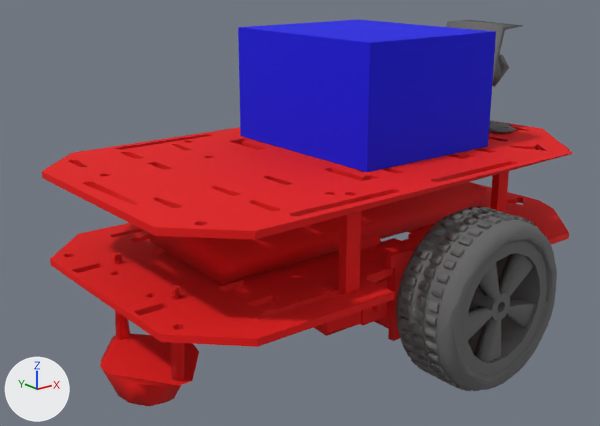
Renders of the OBJ model src/gym_duckietown/meshes/duckiebot.obj from each side of a commit.
Camera for both pictures: a 50 mm lens placed at (-0.223, -0.237, 0.118), pointed at (-0.029, 0.006, 0.021). Lighting does not change. The marker at lower left points along +X, +Y and +Z. Where no turn or scale is listed for an object, it has been applied to the vertices.

Script lines for the objects in view, before the commit:
```python
ob_chassis_package___duckiebot_description_meshes_duckiebotframe_d = bpy.data.objects.new('chassis_package://duckiebot_description/meshes/duckiebotFrame.d', me_chassis_package___duckiebot_description_meshes_duckiebotframe_d)
ob_chassis_package___duckiebot_description_meshes_duckiebotframe_d.location = (0.0, 0.0, 0.0)
ob_cube_cube_001 = bpy.data.objects.new('Cube_Cube.001', me_cube_cube_001)
ob_cube_cube_001.location = (0.0, 0.0, 0.0)
ob_right_wheel_package___duckiebot_description_meshes_duckiebot_ri = bpy.data.objects.new('right_wheel_package://duckiebot_description/meshes/duckiebot_ri', me_right_wheel_package___duckiebot_description_meshes_duckiebot_ri)
ob_right_wheel_package___duckiebot_description_meshes_duckiebot_ri.location = (0.0, 0.0, 0.0)
# also in view: 'camera_package://duckiebot_description/meshes/duckiebot_camera.' at (0.064, 0.0, 0.068)
```
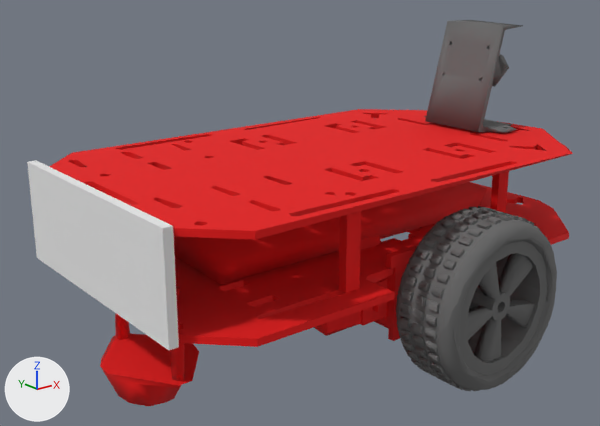
What differs and where, as boxes [x1, y1, x2, y2] in the pictures (600 x 426 px):
```json
{"object": "Cube_Cube.001", "change": "deleted", "before": [238, 19, 496, 172]}
{"object": "Rear_Panel_Cube.001", "change": "added", "after": [27, 161, 179, 350], "faces in mat_grid_face (white #e7e7e7)": [27, 162, 169, 350], "faces in mat_grid_face_none (white #e7e7e7)": [29, 161, 179, 350]}
{"object": "camera_package://duckiebot_description/meshes/duckiebot_camera.", "change": "unchanged, uncovered by the edit", "before": [446, 20, 523, 133], "after": [424, 20, 523, 133]}
```

The change, as JSON lines over the scene's bpy script:
```json
{"op": "add", "block": "mat_grid_face", "code": ["mat_grid_face = principled_material('grid_face')", "mat_grid_face.base_color = (0.8, 0.8, 0.8)  # white #e7e7e7", "mat_grid_face.roughness = 1.0"]}
{"op": "add", "block": "mat_grid_face_none", "code": ["mat_grid_face_none = principled_material('grid_face_NONE')", "mat_grid_face_none.base_color = (0.8, 0.8, 0.8)  # white #e7e7e7", "mat_grid_face_none.roughness = 1.0"]}
{"op": "add", "block": "me_rear_panel_cube_001", "code": ["me_rear_panel_cube_001 = bpy.data.meshes.new('Rear_Panel_Cube.001')", "me_rear_panel_cube_001.from_pydata([(-0.1181, -0.0468, 0.0109), (-0.1181, -0.0468, 0.0473), (-0.1181, 0.0492, 0.0109), (-0.1181, 0.0492, 0.0473), (-0.1149, -0.0468, 0.0109), (-0.1149, -0.0468, 0.0473), (-0.1149, 0.0492, 0.0109), (-0.1149, 0.0492, 0.0473)], [], [(0, 1, 3, 2), (2, 3, 7, 6), (6, 7, 5, 4), (4, 5, 1, 0), (2, 6, 4, 0), (7, 3, 1, 5)])", "for i in [*range(1, 6)]: me_rear_panel_cube_001.polygons[i].material_index = 1", "me_rear_panel_cube_001.materials.append(mat_grid_face)  # white #e7e7e7", "me_rear_panel_cube_001.materials.append(mat_grid_face_none)  # white #e7e7e7"]}
{"op": "remove", "block": "ob_cube_cube_001", "code": ["ob_cube_cube_001 = bpy.data.objects.new('Cube_Cube.001', me_cube_cube_001)", "ob_cube_cube_001.location = (0.0, 0.0, 0.0)"]}
{"op": "add", "block": "ob_rear_panel_cube_001", "code": ["ob_rear_panel_cube_001 = bpy.data.objects.new('Rear_Panel_Cube.001', me_rear_panel_cube_001)", "ob_rear_panel_cube_001.location = (0.0, 0.0, 0.0)"]}
```
